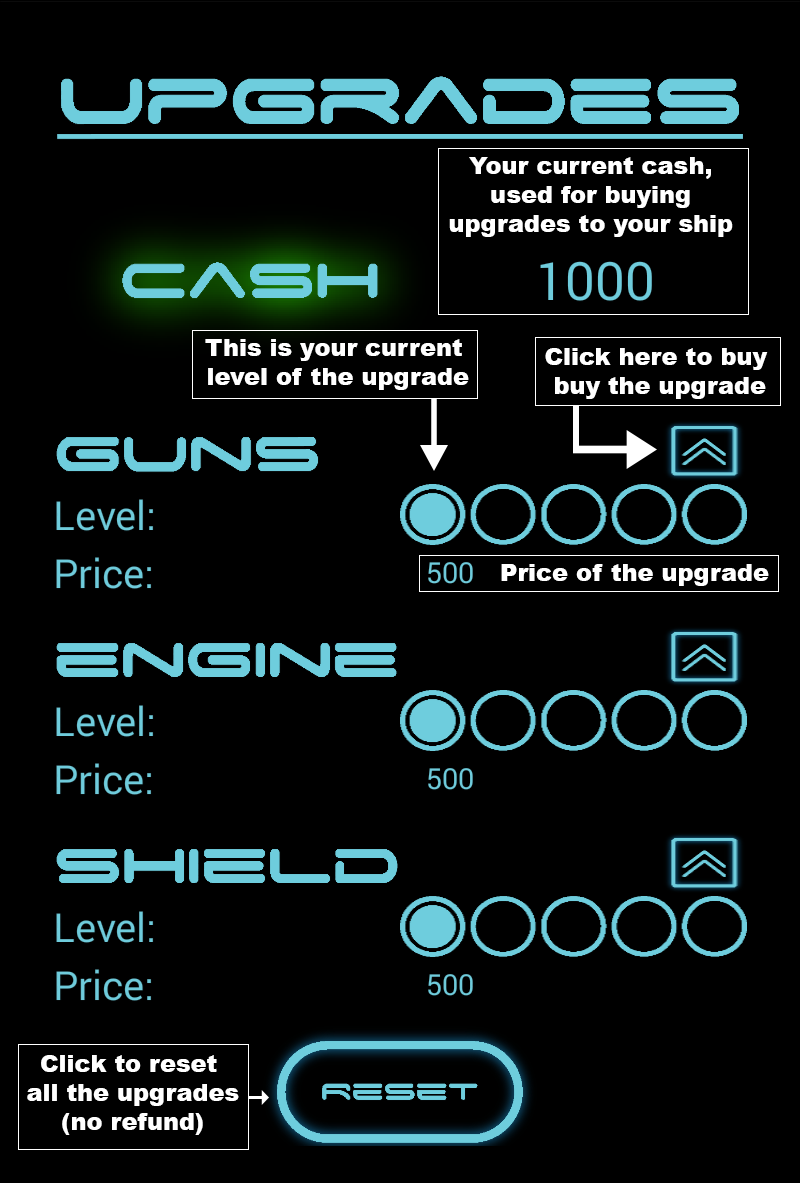
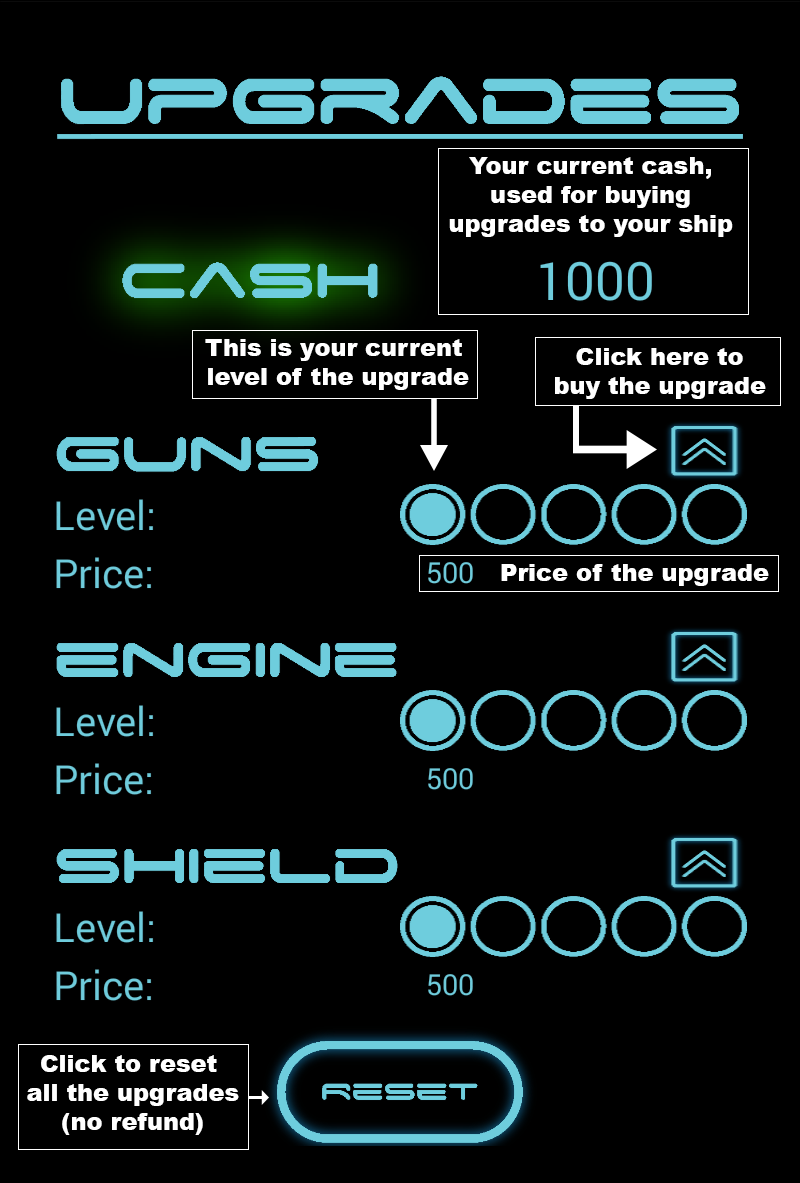
Layered file, before and after one edit (800 x 1183). Changes by layer:
renamed "Click here to buy buy the upgrade" to "Click here to buy the upgrade", painted on it over 545, 348, 768, 370
